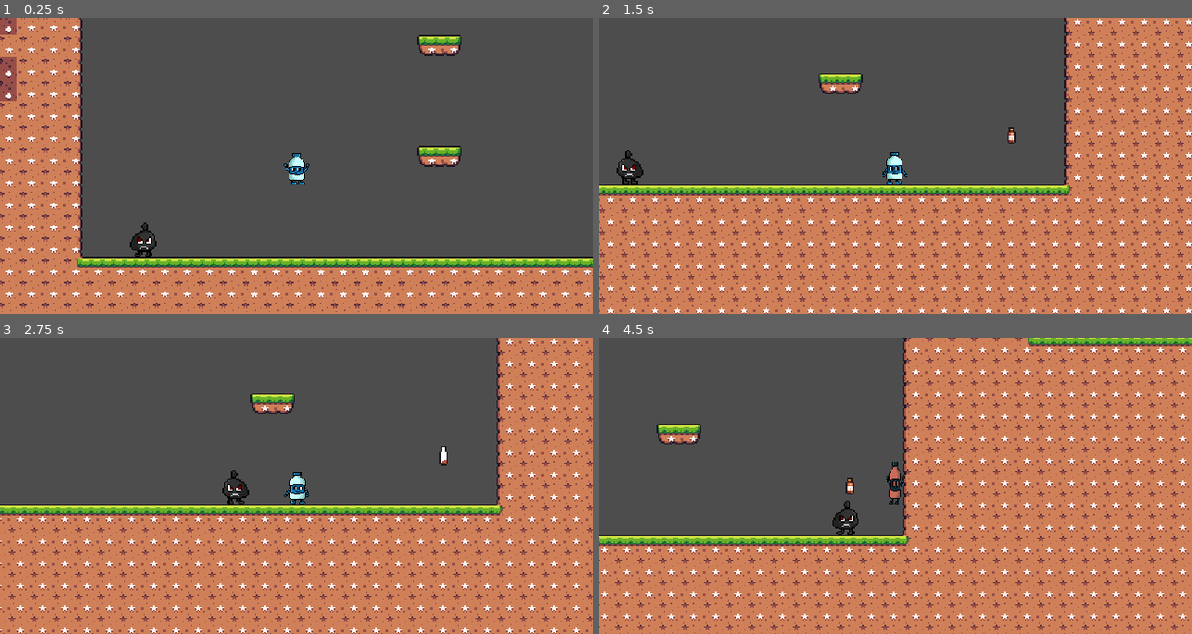
Above: before the commit, frames 1-4 (two rows, left to right).
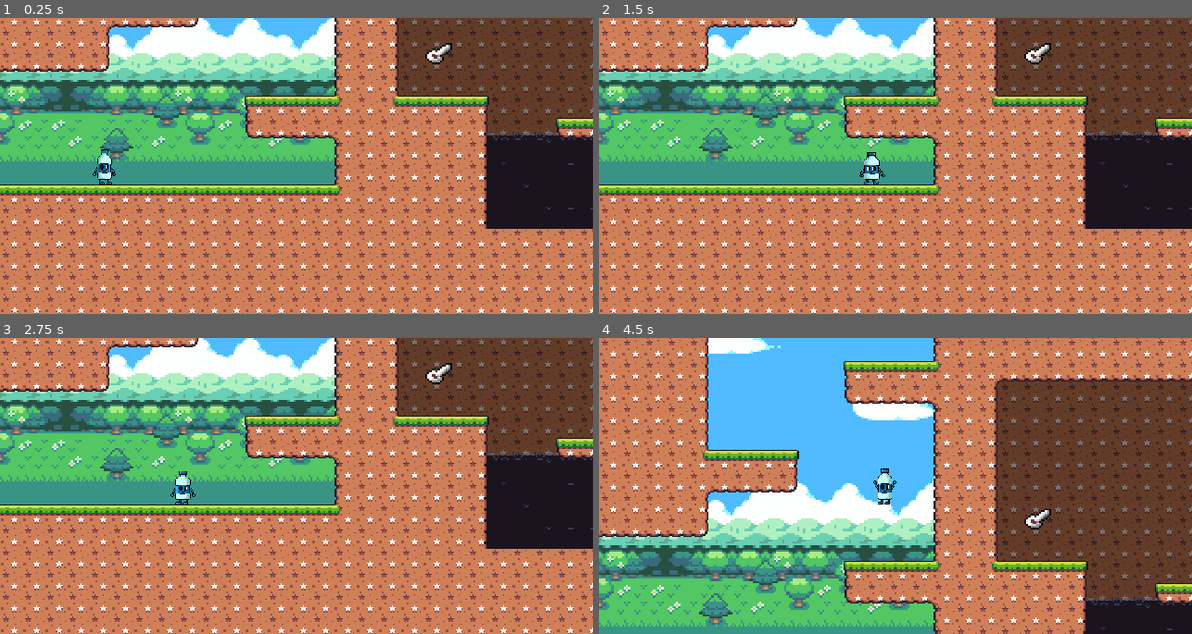
Above: after the commit, the same moments.

Repository: ToySteel/Biribinha
Game: Godot game, scene res://word_00.tscn
The game is run twice, just before and just after one commit, with the same random seed, the same clock (stepped at 60 frames per second) and the same inputs.
Inputs:
- Up to frame 1 (0.25 s): no input
- Up to frame 2 (1.5 s): tap Enter (ui_accept) at 0.5, 0.77 s; hold O (message, bound only after the commit) 0.53-1.28 s; hold Right (ui_right) from 0.53 s (still down); tap O (message, bound only after the commit) at 1.35 s
- Up to frame 3 (2.75 s): tap Enter (ui_accept) at 1.52 s; release Right (ui_right) at 2.03 s; hold Left (ui_left) from 2.03 s (still down); hold O (message, bound only after the commit) from 2.03 s (still down)
- Up to frame 4 (4.5 s): release Left (ui_left) at 2.78 s; release O (message, bound only after the commit) at 2.78 s; hold Right (ui_right) 2.78-4.28 s; tap O (message, bound only after the commit) at 2.85, 4.35 s; tap Enter (ui_accept) at 3.02, 3.77 s; hold O (message, bound only after the commit) 3.53-4.28 s; hold Left (ui_left) from 4.28 s (still down)

The runs differ from the first frame. In frame 1, 85% of the frame differs, in the area x 0-100%, y 0-100%; in frame 2, 68%; in frame 3, 70%; in frame 4, 86%.

Commit message:
11/09-01

Diff:
--- /dev/null
+++ b/dialog_box.gd
@@ -0,0 +1,48 @@
+extends MarginContainer
+
+@onready var letter_timer_display: Timer = $letter_timer_display
+@onready var text_label = $label_margin/tex_label
+const  MAX_WIDTH = 256
+var text = ""
+var letter_index = 0
+var letter_display_timer := 0.07
+var space_display_timer := 0.05
+var punctuation_display_timer := 0.02
+
+signal text_display_finished()
+
+func display_text(text_to_display: String):
+	text = text_to_display
+	text_label.text = text_to_display
+	await resized
+	custom_minimum_size.x = min(size.x, MAX_WIDTH)
+	if size.x > MAX_WIDTH:
+		text_label.autowrap_mode = TextServer.AUTOWRAP_WORD
+		await resized
+		await resized
+		custom_minimum_size.y = size.y
+
+	global_position.x -= size.x / 2
+	global_position.y -= size.y + 24
+	text_label.text = ""
+	display_letter()
+
+func display_letter():
+	text_label.tet += text[letter_index]
+	letter_index += 1
+	if letter_index >= text.length():
+		emit_signal("text_display_finished")
+		return
+
+	match text[letter_index]:
+		"!", "?", ",", ".":
+			letter_timer_display.start(punctuation_display_timer)
+		" ":
+			letter_timer_display.start(space_display_timer)
+		_:
+			letter_timer_display.start(letter_display_timer)
+
+
+
+func _on_letter_timer_display_timeout() -> void:
+	display_letter()
--- /dev/null
+++ b/dialog_box.tscn
@@ -0,0 +1,38 @@
+[gd_scene load_steps=4 format=3 uid="uid://c8y4hskqp3emg"]
+
+[ext_resource type="Script" path="res://dialog_box.gd" id="1_f4ehq"]
+[ext_resource type="Texture2D" uid="uid://dugxu6alqbncr" path="res://sprites/Dialog_Box(16 x 16).png" id="1_kh57r"]
+[ext_resource type="FontFile" uid="uid://bqwtw7rvccsrw" path="res://sprites/RevMiniPixel.ttf" id="2_uj66m"]
+
+[node name="dialog_box" type="MarginContainer"]
+offset_right = 31.0
+offset_bottom = 22.0
+script = ExtResource("1_f4ehq")
+
+[node name="background" type="NinePatchRect" parent="."]
+layout_mode = 2
+texture = ExtResource("1_kh57r")
+region_rect = Rect2(0, 0, 16, 16)
+patch_margin_left = 4
+patch_margin_top = 4
+patch_margin_right = 4
+patch_margin_bottom = 4
+
+[node name="label_margin" type="MarginContainer" parent="."]
+layout_mode = 2
+theme_override_constants/margin_left = 4
+theme_override_constants/margin_top = 4
+theme_override_constants/margin_right = 4
+theme_override_constants/margin_bottom = 4
+
+[node name="tex_label" type="Label" parent="label_margin"]
+layout_mode = 2
+theme_override_colors/font_color = Color(0, 0, 0, 1)
+theme_override_fonts/font = ExtResource("2_uj66m")
+theme_override_font_sizes/font_size = 8
+vertical_alignment = 1
+
+[node name="letter_timer_display" type="Timer" parent="."]
+one_shot = true
+
+[connection signal="timeout" from="letter_timer_display" to="." method="_on_letter_timer_display_timeout"]
--- a/project.godot
+++ b/project.godot
@@ -14,6 +14,10 @@
 run/main_scene="res://word_00.tscn"
 config/features=PackedStringArray("4.3", "Forward Plus")
 config/icon="res://icon.svg"
+
+[autoload]
+
+DialogManager="*res://scripts/singletons/dialog_manager.gd"
 
 [display]
 
@@ -56,6 +60,16 @@
 "events": [Object(InputEventKey,"resource_local_to_scene":false,"resource_name":"","device":0,"window_id":0,"alt_presse …(189 unchanged characters)…
 ]
 }
+interact={
+"deadzone": 0.5,
+"events": [Object(InputEventKey,"resource_local_to_scene":false,"resource_name":"","device":-1,"window_id":0,"alt_pressed":false,"shift_pressed":false,"ctrl_pressed":false,"meta_pressed":false,"pressed":false,"keycode":0,"physical_keycode":73,"key_label":0,"unicode":105,"location":0,"echo":false,"script":null)
+]
+}
+message={
+"deadzone": 0.5,
+"events": [Object(InputEventKey,"resource_local_to_scene":false,"resource_name":"","device":-1,"window_id":0,"alt_pressed":false,"shift_pressed":false,"ctrl_pressed":false,"meta_pressed":false,"pressed":false,"keycode":0,"physical_keycode":79,"key_label":0,"unicode":111,"location":0,"echo":false,"script":null)
+]
+}
 
 [layer_names]
 
--- /dev/null
+++ b/scripts/singletons/dialog_manager.gd
@@ -0,0 +1,40 @@
+extends Node
+#8=D
+@onready var dialog_box_scene = preload("res://dialog_box.tscn")
+var message_lines : Array[String] = []
+var curent_line = 0
+
+var dialog_box
+var dialog_box_position := Vector2.ZERO
+
+var is_message_active := false
+var can_advance_mensage := false
+
+func start_message(position: Vector2, lines: Array[String]):
+	if is_message_active:
+		return
+	message_lines = lines
+	dialog_box_position = position
+	show_text()
+	is_message_active = true
+
+func show_text():
+	dialog_box_scene.instantiate()
+	dialog_box.text_display_finished.connect(_on_all_text_displayed)
+	get_tree().root.add_child(dialog_box)
+	dialog_box.global_position = dialog_box_position
+	dialog_box.display_text(message_lines[curent_line])
+	can_advance_mensage = false
+
+func _on_all_text_displayed():
+	can_advance_mensage = true
+
+func _unhandled_input(event):
+	if(event.is_action_pressed("message") && is_message_active && can_advance_mensage):
+		dialog_box.queue_free()
+		curent_line += 1
+		if curent_line >= message_lines.size():
+			is_message_active = false
+			curent_line = 0
+			return
+		show_text()
--- a/word_00.tscn
+++ b/word_00.tscn
@@ -338,7 +338,7 @@
 layer_3/tile_data = PackedInt32Array(1966081, 262144, 1, 1966082, 262144, 1, 1966083, 262144, 1, 1966084, 262144, 1, 19 …(45049 unchanged characters)…
 
 [node name="player" parent="." instance=ExtResource("7_0ir80")]
-position = Vector2(1433, 386)
+position = Vector2(76, 443)
 
 [node name="CocaRefri" parent="." instance=ExtResource("13_vm6us")]
 position = Vector2(1659, 443)
@@ -380,7 +380,6 @@
 shape = SubResource("RectangleShape2D_wsp0n")
 
 [node name="ParallaxBackground2" type="ParallaxBackground" parent="."]
-visible = false
 
 [node name="ParallaxLayer" type="ParallaxLayer" parent="ParallaxBackground2"]
 motion_mirroring = Vector2(432, 0)
@@ -399,7 +398,6 @@
 centered = false
 
 [node name="ParallaxBackground" type="ParallaxBackground" parent="."]
-visible = false
 
 [node name="ParallaxLayer" type="ParallaxLayer" parent="ParallaxBackground"]
 position = Vector2(0, 177)
@@ -506,6 +504,14 @@
 limit_left = 0
 limit_top = 0
 limit_right = 2800
+
+[node name="warning_sign" type="Node2D" parent="."]
+
+[node name="texture" type="Sprite2D" parent="warning_sign"]
+
+[node name="area_sign" type="Area2D" parent="warning_sign"]
+
+[node name="CollisionShape2D" type="CollisionShape2D" parent="warning_sign/area_sign"]
 
 [connection signal="Bug_fixer" from="player" to="sprites refri/SpriteRefri" method="_on_player_bug_fixer"]
 [connection signal="Coca_refri" from="CocaRefri" to="player" method="_on_coca_refri_coca_refri"]
Binary file added: sprites/Dialog_Box(16 x 16).png
Not shown, added: sprites/Dialog_Box(16 x 16).png.import
Binary file added: sprites/RevMiniPixel.ttf
Not shown, added: sprites/RevMiniPixel.ttf.import
